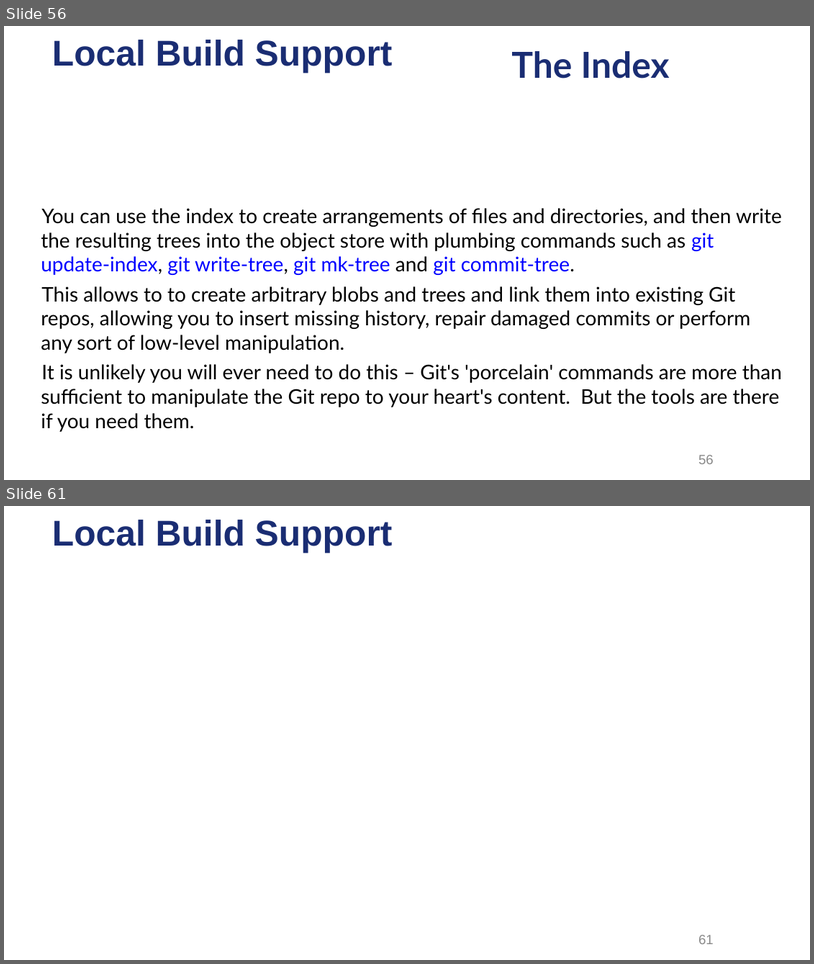
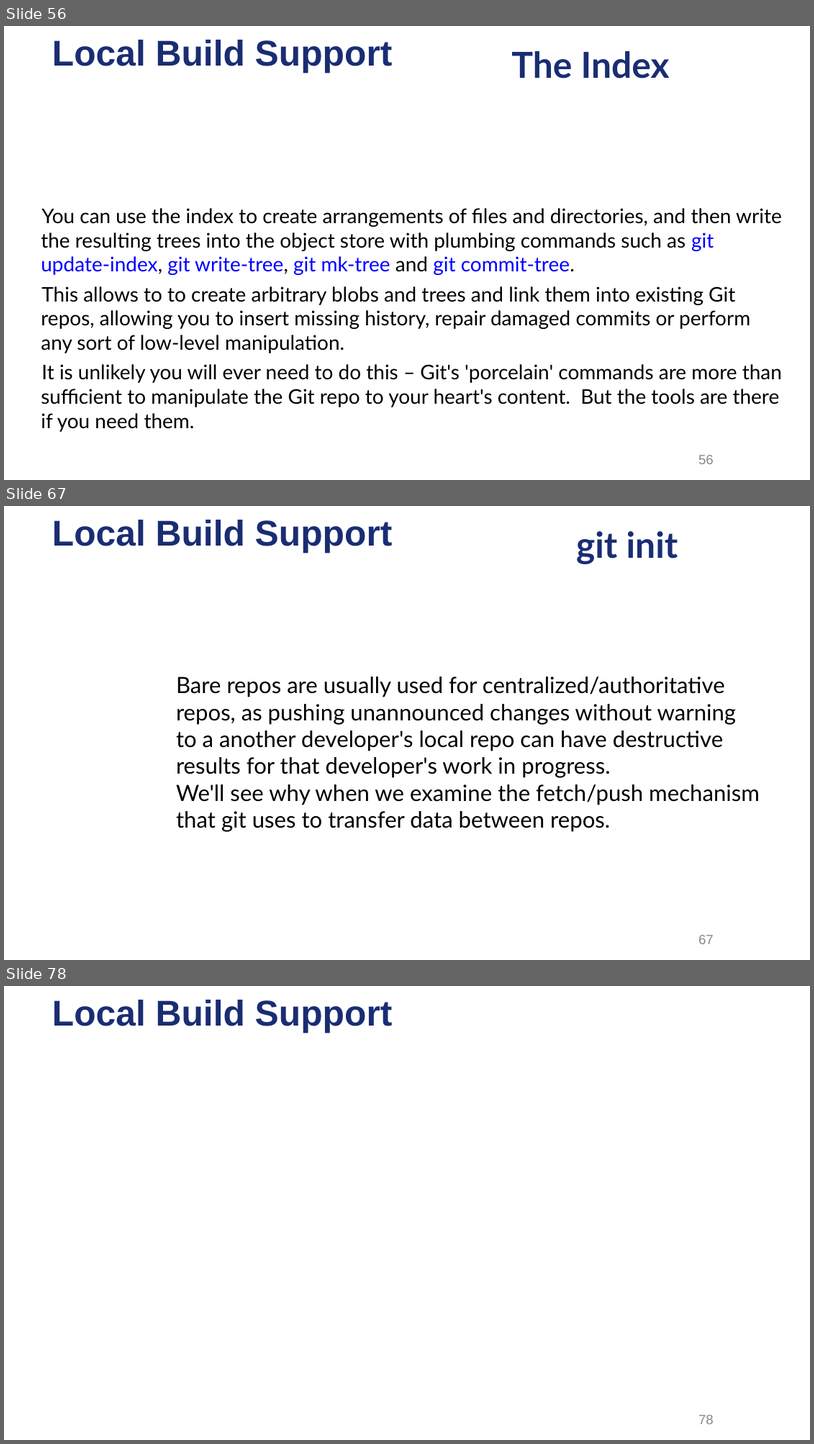
Before and after one commit to ysgard/git-presentation, a slide deck: Dive into Git.odp. Shown one above the other, each under a label of ours: slides 56 and 61 before the commit, slides 56, 67 and 78 after it; the slides between them are not shown. The pictures are 814x964 and 814x1444 pixels, drawn with LibreOffice and Linux fonts; fonts in the diff are those of the drawing; background and template pictures are left out. Boxes give left, top, right and bottom in pixels: in the first picture for what was removed or moved away, otherwise in the second. Text is boxed around its words. In the diff, an @@ line names an element or a change of style, - is before the commit and + after.

```diff
--- a/Dive into Git.odp
+++ b/Dive into Git.odp
@@ slide 67 added at bbox=[4, 506, 810, 960], background picture (left out); not listed: 1 template element that a slide beside it also shows @@
@@ title added at bbox=[576, 531, 679, 564], 32 pt, text #1A2D73, bold @@
+git init
@@ text added at bbox=[176, 677, 760, 832], 20 pt, text #000000 @@
+● Bare repos are usually used for centralized/authoritative repos, as pushing unannounced changes without warning to a another developer's local repo can have destructive results for that developer's work in progress.
+● We'll see why when we examine the fetch/push mechanism that git uses to transfer data between repos.
@@ page number added at bbox=[699, 935, 714, 944], 12 pt, text #898989 @@
+67
@@ what was slide 61 is now slide 78 @@
@@ page number at bbox=[699, 1415, 714, 1424]: text changed @@
-61
+78
```
Also in this commit, not shown: 3 slides changed, 18 other slides added, 2 slides removed, 15 other files.
